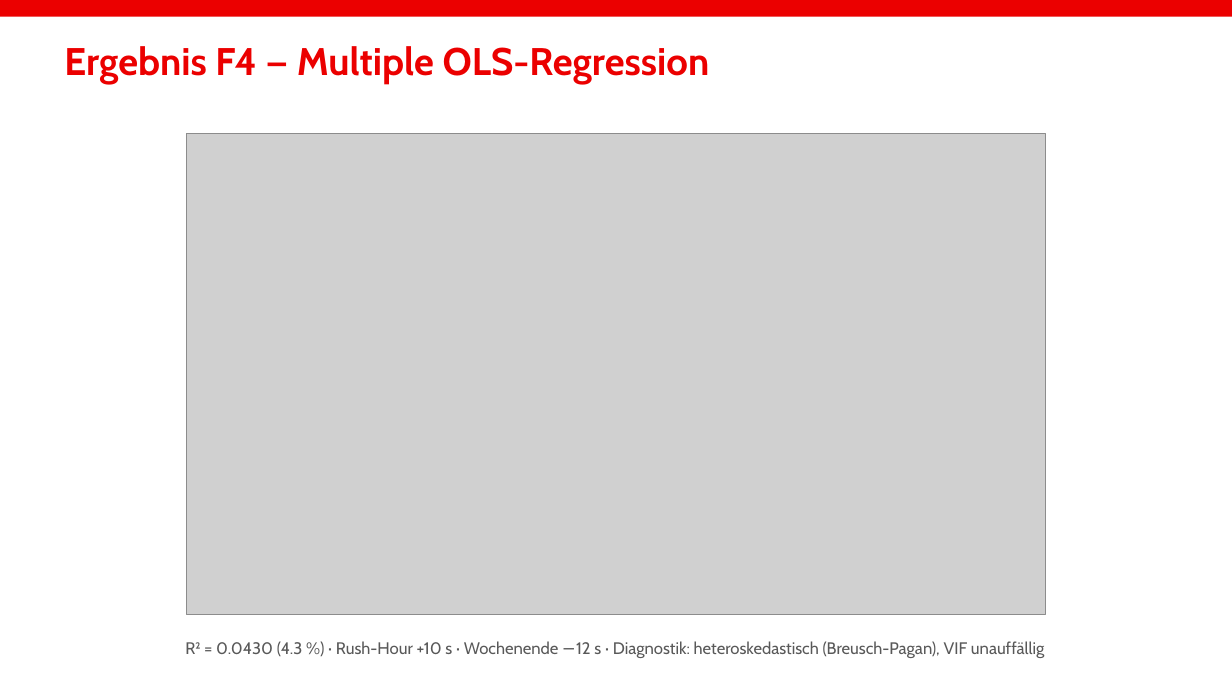
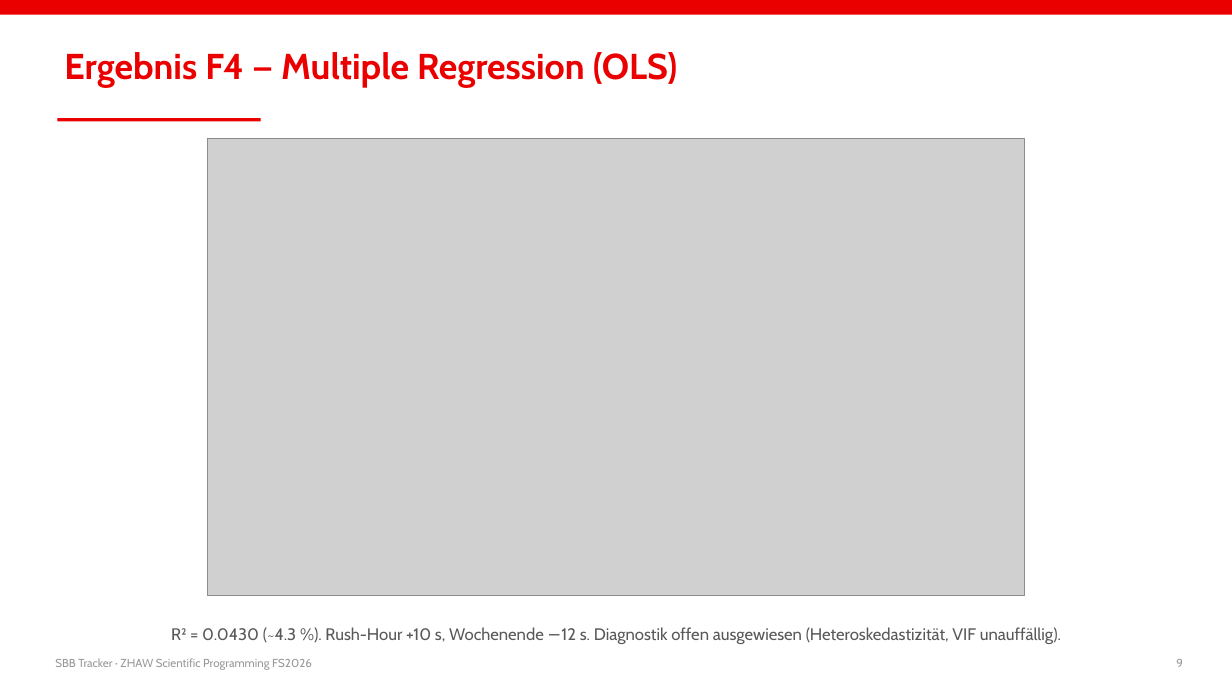
Before and after one commit to Mrgincinamon/SBB-Tracking, a slide deck: slide 9 of presentation/SBB_Tracker_Praesentation.pptx. Drawn at 1232x693 pixels with LibreOffice and Linux fonts; fonts in the diff are those of the drawing; grey boxes stand for pictures. Boxes give left, top, right and bottom in pixels: in the first picture for what was removed or moved away, otherwise in the second. Text is boxed around its words. In the diff, an @@ line names an element or a change of style, - is before the commit and + after.

```diff
--- a/presentation/SBB_Tracker_Praesentation.pptx
+++ b/presentation/SBB_Tracker_Praesentation.pptx
@@ text at bbox=[64, 52, 678, 88]: text changed; size 30 to 28 pt @@
-Ergebnis F4 — Multiple OLS-Regression
+Ergebnis F4 — Multiple Regression (OLS)
@@ rectangle added at bbox=[57, 118, 261, 121], fill #EB0000 @@
@@ picture: place and size @@
-picture at bbox=[187, 134, 1045, 615]
+picture at bbox=[208, 139, 1025, 596]
@@ text at bbox=[171, 627, 1061, 644]: text changed @@
-R² = 0.0430 (4.3 %) · Rush-Hour +10 s · Wochenende −12 s · Diagnostik: heteroskedastisch (Breusch-Pagan), VIF unauffällig
+R² = 0.0430 (~4.3 %). Rush-Hour +10 s, Wochenende −12 s. Diagnostik offen ausgewiesen (Heteroskedastizität, VIF unauffällig).
@@ text added at bbox=[55, 658, 312, 670], 9 pt, text #999999 @@
+SBB Tracker · ZHAW Scientific Programming FS2026
@@ text added at bbox=[1176, 659, 1183, 667], 9 pt, text #999999 @@
+9
```
Also in this commit, not shown: 13 other slides changed, 2 slides added, 2 slides removed, 1 other file.
